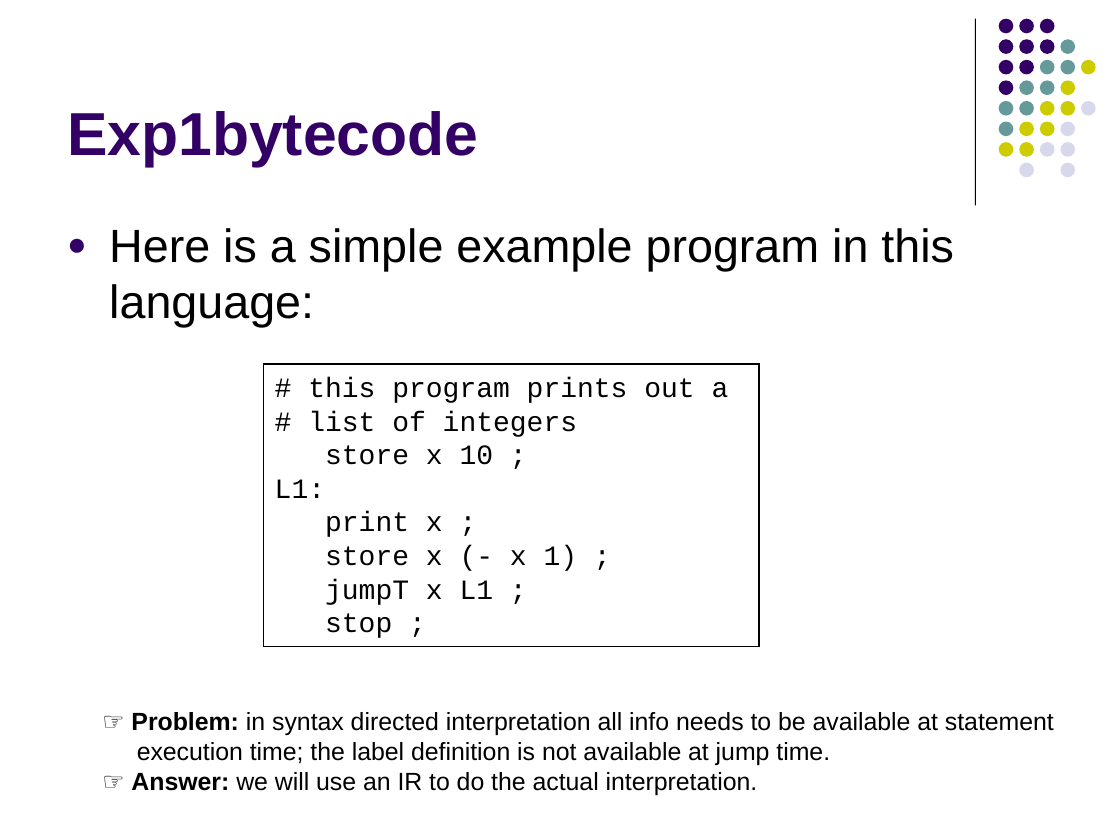
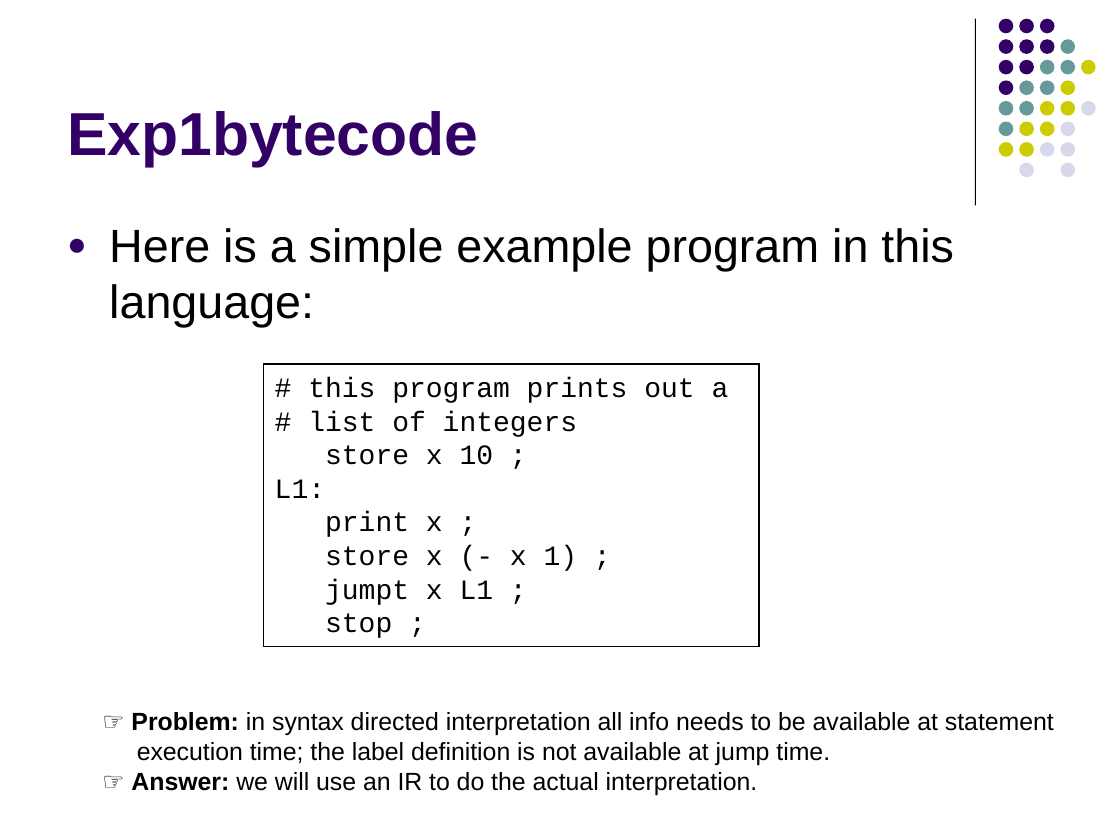
Before and after one commit to lutzhamel/CSC402, a slide deck: slide 5 of notes/csc402-ln005.pptx. Drawn at 1120x840 pixels with LibreOffice and Linux fonts; fonts in the diff are those of the drawing. Boxes give left, top, right and bottom in pixels: in the first picture for what was removed or moved away, otherwise in the second. Text is boxed around its words. In the diff, an @@ line names an element or a change of style, - is before the commit and + after.

```diff
--- a/notes/csc402-ln005.pptx
+++ b/notes/csc402-ln005.pptx
@@ text in rectangle at box(325, 579, 494, 605): text changed @@
-jumpT x L1 ;
+jumpt x L1 ;
```
Also in this commit, not shown: 37 other slides changed, 3 other files.
